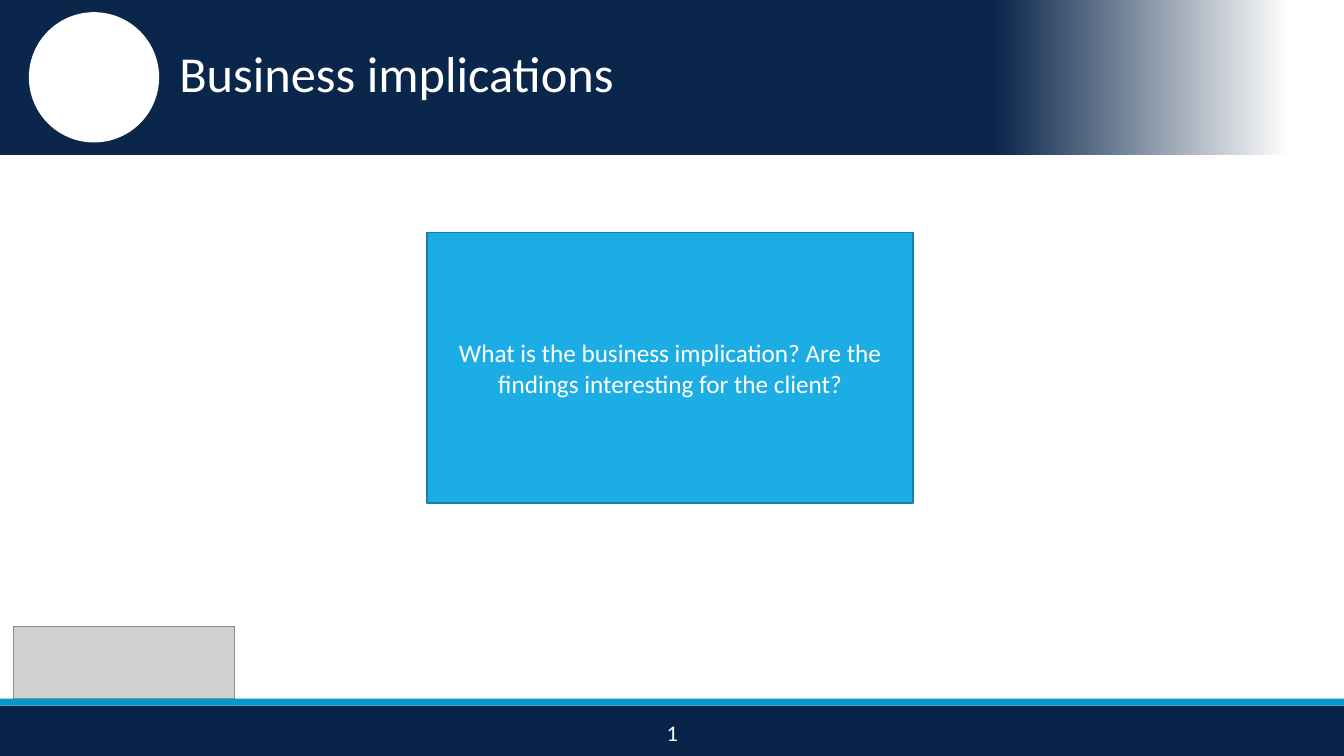
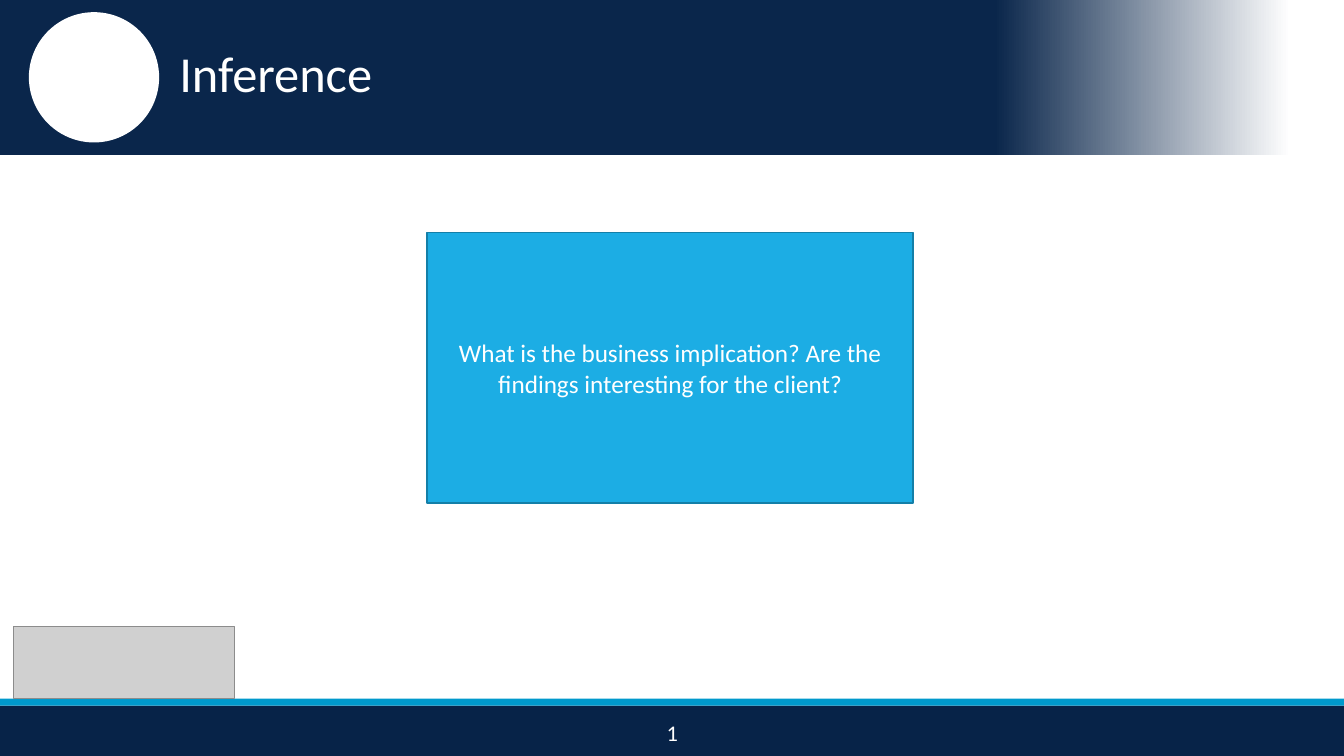
Before and after one commit to nikhilba/NOLA, a slide deck: slide 15 of Presentation/NOLA_Midterm_Presentation_v1.1.pptx (slide 14 before the commit). Drawn at 1344x756 pixels with LibreOffice and Linux fonts; fonts in the diff are those of the drawing; grey boxes stand for pictures; background and template pictures are left out. Boxes give left, top, right and bottom in pixels: in the first picture for what was removed or moved away, otherwise in the second. Text is boxed around its words. In the diff, an @@ line names an element or a change of style, - is before the commit and + after.

```diff
--- a/Presentation/NOLA_Midterm_Presentation_v1.1.pptx
+++ b/Presentation/NOLA_Midterm_Presentation_v1.1.pptx
@@ text at (179,57,372,93): text changed @@
-Business implications
+Inference
```
Also in this commit, not shown: 6 other slides changed, 3 slides added, 2 slides removed.
